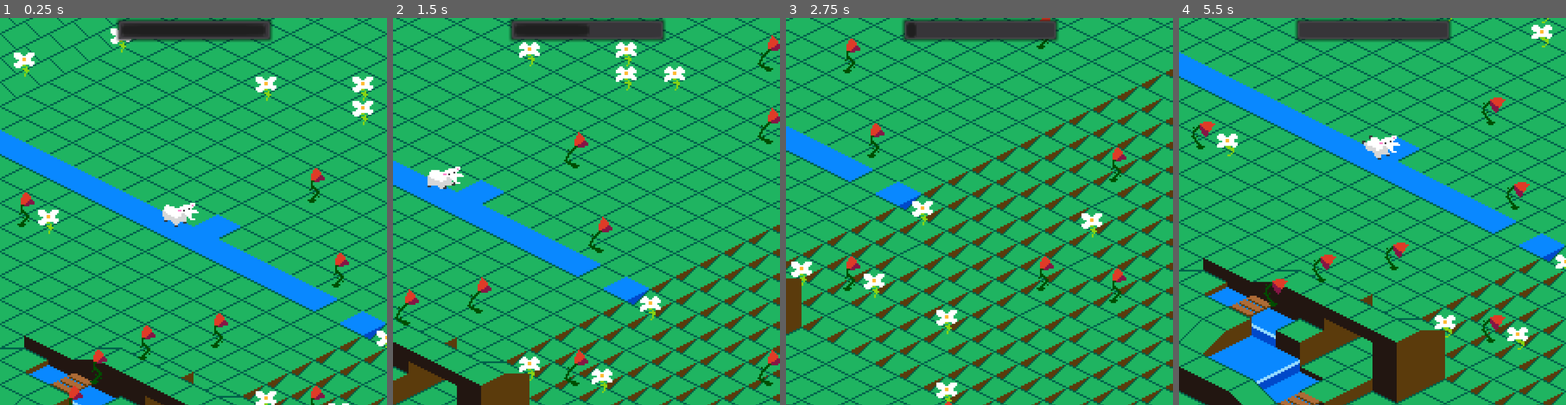
Above: before the commit, frames 1-4 (left to right).
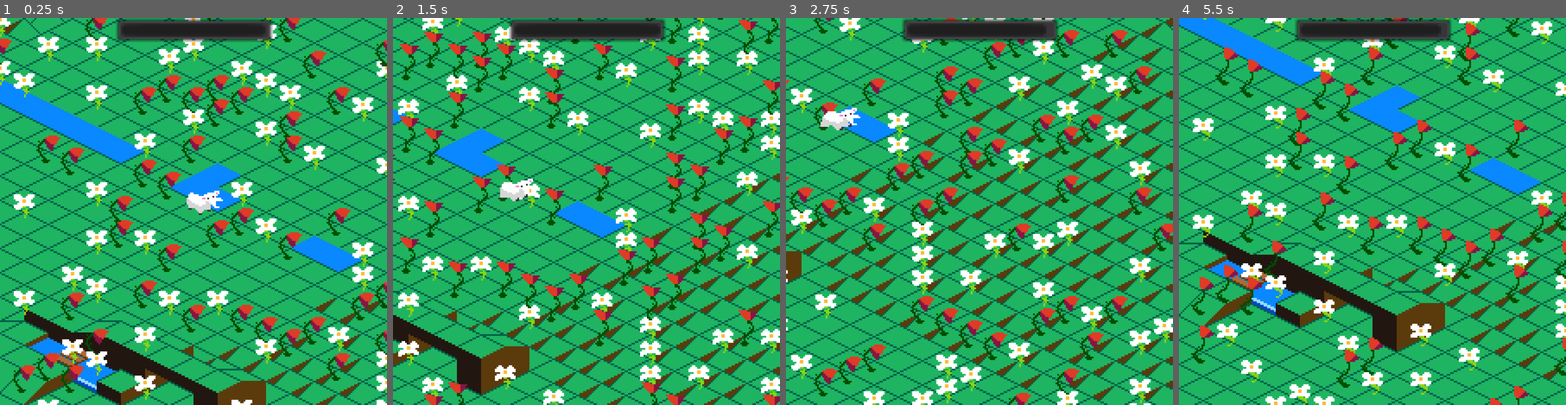
Above: after the commit, the same moments.

Repository: JuggleRob/LD46
Game: Godot game, scene res://src/Game/Game.tscn
Same seed, same stepped clock (60 frames per second), same inputs: the game is played once before the commit and once after it.
Inputs:
- Up to frame 1 (0.25 s): no input
- Up to frame 2 (1.5 s): hold Right (ui_right) 0.53-1.28 s; hold Down (ui_down) from 1.28 s (still down)
- Up to frame 3 (2.75 s): release Down (ui_down) at 2.03 s; hold Right (ui_right) from 2.03 s (still down)
- Up to frame 4 (5.5 s): release Right (ui_right) at 2.78 s; hold Up (ui_up) 2.78-3.53 s; hold Left (ui_left) 3.53-5.03 s; hold Down (ui_down) from 5.03 s (still down)

The runs differ from the first frame. In frame 1, 51% of the frame differs, in the area x 0-100%, y 0-100%; in frame 2, 49%; in frame 3, 48%; in frame 4, 54%.

Commit message:
Add all sorts of things. Mainly fixing level height.

Diff:
--- a/project.godot
+++ b/project.godot
@@ -14,7 +14,7 @@
 "language": "GDScript",
 "path": "res://src/Actors/Actor.gd"
 }, {
-"base": "AnimatedSprite",
+"base": "Actor",
 "class": "Flower",
 "language": "GDScript",
 "path": "res://src/Flowers/Flower.gd"
--- a/src/Actors/Actor.gd
+++ b/src/Actors/Actor.gd
@@ -3,12 +3,10 @@
 
 class_name Actor
 
-export var speed = 1
-var move_dir = Vector2() # move direction in diamond coordinates
 var diam_coords = Vector2()
-var round_diam_coords = Vector2()
 var current_level = null
-var height_offset = Vector2() # y-offset, be higher on high levels
+var height_offset_base = Vector2()
+var height_offset = height_offset_base # y-offset, be higher on high levels
 
 # Set diamond coordinates
 # Level is automatically adjusted from previous level, unless given as an argument
@@ -18,49 +16,15 @@
 		for layer in map.get_children():
 			print(layer.get_cell(diam_coords.x, diam_coords.y))
 	self.diam_coords = diam_coords
-	# interpolate between four nearest tiles to get effective height
-
-#	neighbors.append(Vector2(floor(diam_coords.x), floor(diam_coords.y)))
-#	neighbors.append(Vector2(floor(diam_coords.x), ceil(diam_coords.y)))
-#	neighbors.append(Vector2(ceil(diam_coords.x), ceil(diam_coords.y)))
-#	neighbors.append(Vector2(ceil(diam_coords.x), ceil(diam_coords.y)))
-#	position = Globals.diam_to_rect(diam_coords) * Globals.grid_size + height_offset
-
-	self.round_diam_coords = Vector2(round(diam_coords.x), round(diam_coords.y))
 	var levels = $"/root/Game/Map".get_children()
 	# set default lowest possible level
-	if current_level == null:
+	if level == null and self.current_level == null:
 		for lvl_idx in levels.size():
-			var lowest_cell = levels[lvl_idx].get_cell(round_diam_coords.x, round_diam_coords.y)
+			var lowest_cell = levels[lvl_idx].get_cell(diam_coords.x, diam_coords.y)
 			if lowest_cell != -1:
-				current_level = lvl_idx
+				self.current_level = lvl_idx
 				break
-	var neighbor_coords = []
-	neighbor_coords.append(Vector2(floor(diam_coords.x), floor(diam_coords.y)))
-	neighbor_coords.append(Vector2(floor(diam_coords.x), ceil(diam_coords.y)))
-	neighbor_coords.append(Vector2(ceil(diam_coords.x), ceil(diam_coords.y)))
-	neighbor_coords.append(Vector2(ceil(diam_coords.x), ceil(diam_coords.y)))
-	var average_level = 0
-	for nc in neighbor_coords:
-		for level_idx in levels.size():
-			# Only consider nearby levels for averaging, cannot move to high/low ones.
-			if level_idx >= current_level - 1 or level_idx <= current_level + 1:
-				var cell = levels[level_idx].get_cell(nc.x, nc.y)
-				if cell != null:
-					var to_neighbor = nc - diam_coords
-					average_level += to_neighbor.x * to_neighbor.y * level_idx
-	self.current_level = average_level
-	for n in neighbor_coords:
-		var dist = (n - self.diam_coords).length()
-		average_level += dist * 0
-	self.round_diam_coords = Vector2(round(diam_coords.x), round(diam_coords.y))
+	height_offset = height_offset_base + current_level * Vector2(0, -7)
+	print("set position with offset " + str(height_offset))
+	print("diam " + str(diam_coords))
 	position = Globals.diam_to_rect(diam_coords) * Globals.grid_size + height_offset
-
-func after_move(delta):
-	pass
-
-# Gets called every frame
-func _process(delta: float) -> void:
-	diam_coords += delta * speed * move_dir
-	set_coords(diam_coords + delta * speed * move_dir)
-	self.after_move(delta)
--- a/src/Actors/Sheep.gd
+++ b/src/Actors/Sheep.gd
@@ -2,7 +2,6 @@
 
 signal update_stomach
 
-var coords
 var destination # diamond coordinates of immediately next tile to move to
 var path
 var next_path_node
@@ -11,74 +10,38 @@
 var eat_rate = 30
 var eat_countdown = 0
 var eat_duration = 1
-var animation_dv
-var animation_dt
+var move_dir
 
 func _ready():
 	connect("update_stomach", $"/root/Game/UI/Stomach", "update_stomach")
-#	var ap = $AnimationPlayer
-#	animation_dt = ap.get_animation(ap.get_current_animation()).length
-#	animation_dv = $AnimationPlayer/sprite:position
+	set_coords(Vector2(0, 0))
+	set_move_dir(Vector2(1, 0))
+	move_dir = Vector2(1, 0)
 
+func set_move_dir(move_vector_diam):
+	move_dir = move_vector_diam
+	var move_vector_rect = Globals.diam_to_rect(move_vector_diam)
+	print(move_vector_rect)
+	if move_vector_rect.x  >= 0:
+		$AnimationPlayer/sprite.flip_h = false
+	else:
+		$AnimationPlayer/sprite.flip_h = true
+	if move_vector_rect.y >= 0:
+		$AnimationPlayer/sprite.animation = "jump_se"
+	else:
+		$AnimationPlayer/sprite.animation = "jump_ne"
 
-# set destination in diamond coordinates
-func set_destination(dest):
-	self.destination = dest
-	if dest != null:
-		var vec_diamond = self.destination - self.diam_coords
-		move_dir = vec_diamond.normalized()
-		#(move_vector_rect * Globals.grid_size).normalized()
-		var move_vector_rect = Globals.diam_to_rect(vec_diamond)
-		if move_vector_rect.x  >= 0:
-			self.scale.x = 1
-		else:
-			self.scale.x = -1
-	else:
-		move_dir = Vector2()
+func set_coords(coords, level = 0):
+	.set_coords(coords)
+	$AnimationPlayer/sprite.offset = self.position
 
-func after_move(delta):
-#	self.position = Vector2()
-	print($"AnimationPlayer/sprite".offset)
-#	$AnimationPlayer/sprite.offset = self.position - $AnimationPlayer/sprite.position
+# finds a path, sets destination and keeps sprite accurate
+func jump_ends():
 	if Globals.game_over:
 		return
-	if destination == null:
-		var paths = $"/root/Game/Map".bfs(self.round_diam_coords)
-		if paths.size() > 0:
-			path = paths[0]
-			var dest = path.back()
-			next_path_node = path.pop_front()
-			if next_path_node != null:
-				set_destination(next_path_node.coords)
-	if destination != null:
-		var current_dist_vec = Globals.diam_to_rect(destination) * Globals.grid_size - position
-		if current_dist_vec.length() < 3:
-			# Eat the flower
-			eat_at_coords(self.round_diam_coords)
-			if path != null:
-				# Got a new path
-				next_path_node = path.pop_front()
-				if next_path_node != null:
-					set_destination(next_path_node.coords)
-				else:
-					set_destination(null)
-
-func eat_at_coords(coords):
-	var obj_array = $"/root/Game/Map".objects.get(coords)
-	if obj_array != null:
-		for obj in obj_array:
-			if obj is Flower:
-				if obj.animation == "flower_good":
-					eat_countdown = eat_duration
-				elif obj.animation == "flower_bad":
-					stomach = max(0, stomach - 40)
-					emit_signal("update_stomach", stomach)
-					if stomach <= 0:
-						die()
-				obj_array.erase(obj)
-				obj.queue_free()
-		if obj_array.size() == 0:
-			$"/root/Game/Map".objects.erase(coords)
+	self.set_coords(self.diam_coords + self.move_dir)
+#	# Eat the flower
+	$"/root/Game/Objects".eat_at_coords(self.diam_coords, self)
 
 func die():
 	destination = null
@@ -96,3 +59,6 @@
 		emit_signal("update_stomach", stomach)
 		if stomach <= 0:
 			die()
+
+func _on_sprite_animation_finished():
+	jump_ends()
--- a/src/Actors/Sheep.tscn
+++ b/src/Actors/Sheep.tscn
@@ -103,106 +103,142 @@
 region = Rect2( 525, 0, 35, 32 )
 
 [sub_resource type="AtlasTexture" id=19]
+atlas = ExtResource( 5 )
+region = Rect2( 0, 0, 33, 25 )
+
+[sub_resource type="AtlasTexture" id=20]
+atlas = ExtResource( 5 )
+region = Rect2( 33, 0, 33, 25 )
+
+[sub_resource type="AtlasTexture" id=21]
+atlas = ExtResource( 5 )
+region = Rect2( 66, 0, 33, 25 )
+
+[sub_resource type="AtlasTexture" id=22]
+atlas = ExtResource( 5 )
+region = Rect2( 99, 0, 33, 25 )
+
+[sub_resource type="AtlasTexture" id=23]
+atlas = ExtResource( 5 )
+region = Rect2( 132, 0, 33, 25 )
+
+[sub_resource type="AtlasTexture" id=24]
+atlas = ExtResource( 5 )
+region = Rect2( 165, 0, 33, 25 )
+
+[sub_resource type="AtlasTexture" id=25]
+atlas = ExtResource( 5 )
+region = Rect2( 198, 0, 33, 25 )
+
+[sub_resource type="AtlasTexture" id=26]
+atlas = ExtResource( 5 )
+region = Rect2( 231, 0, 33, 25 )
+
+[sub_resource type="AtlasTexture" id=27]
+atlas = ExtResource( 5 )
+region = Rect2( 264, 0, 33, 25 )
+
+[sub_resource type="AtlasTexture" id=28]
 atlas = ExtResource( 1 )
 region = Rect2( 0, 0, 35, 32 )
 
-[sub_resource type="AtlasTexture" id=20]
+[sub_resource type="AtlasTexture" id=29]
 atlas = ExtResource( 1 )
 region = Rect2( 35, 0, 35, 32 )
 
-[sub_resource type="AtlasTexture" id=21]
+[sub_resource type="AtlasTexture" id=30]
 atlas = ExtResource( 1 )
 region = Rect2( 70, 0, 35, 32 )
 
-[sub_resource type="AtlasTexture" id=22]
+[sub_resource type="AtlasTexture" id=31]
 atlas = ExtResource( 1 )
 region = Rect2( 105, 0, 35, 32 )
 
-[sub_resource type="AtlasTexture" id=23]
+[sub_resource type="AtlasTexture" id=32]
 atlas = ExtResource( 1 )
 region = Rect2( 140, 0, 35, 32 )
 
-[sub_resource type="AtlasTexture" id=24]
+[sub_resource type="AtlasTexture" id=33]
 atlas = ExtResource( 1 )
 region = Rect2( 175, 0, 35, 32 )
 
-[sub_resource type="AtlasTexture" id=25]
+[sub_resource type="AtlasTexture" id=34]
 atlas = ExtResource( 1 )
 region = Rect2( 210, 0, 35, 32 )
 
-[sub_resource type="AtlasTexture" id=26]
+[sub_resource type="AtlasTexture" id=35]
 atlas = ExtResource( 1 )
 region = Rect2( 245, 0, 35, 32 )
 
-[sub_resource type="AtlasTexture" id=27]
+[sub_resource type="AtlasTexture" id=36]
 atlas = ExtResource( 1 )
 region = Rect2( 280, 0, 35, 32 )
 
-[sub_resource type="AtlasTexture" id=28]
+[sub_resource type="AtlasTexture" id=37]
 atlas = ExtResource( 4 )
 region = Rect2( 0, 0, 35, 32 )
 
-[sub_resource type="AtlasTexture" id=29]
+[sub_resource type="AtlasTexture" id=38]
 atlas = ExtResource( 4 )
 region = Rect2( 35, 0, 35, 32 )
 
-[sub_resource type="AtlasTexture" id=30]
+[sub_resource type="AtlasTexture" id=39]
 atlas = ExtResource( 4 )
 region = Rect2( 70, 0, 35, 32 )
 
-[sub_resource type="AtlasTexture" id=31]
+[sub_resource type="AtlasTexture" id=40]
 atlas = ExtResource( 4 )
 region = Rect2( 105, 0, 35, 32 )
 
-[sub_resource type="AtlasTexture" id=32]
+[sub_resource type="AtlasTexture" id=41]
 atlas = ExtResource( 4 )
 region = Rect2( 140, 0, 35, 32 )
 
-[sub_resource type="AtlasTexture" id=33]
+[sub_resource type="AtlasTexture" id=42]
 atlas = ExtResource( 4 )
 region = Rect2( 175, 0, 35, 32 )
 
-[sub_resource type="AtlasTexture" id=34]
+[sub_resource type="AtlasTexture" id=43]
 atlas = ExtResource( 4 )
 region = Rect2( 210, 0, 35, 32 )
 
-[sub_resource type="AtlasTexture" id=35]
+[sub_resource type="AtlasTexture" id=44]
 atlas = ExtResource( 4 )
 region = Rect2( 245, 0, 35, 32 )
 
-[sub_resource type="AtlasTexture" id=36]
+[sub_resource type="AtlasTexture" id=45]
 atlas = ExtResource( 4 )
 region = Rect2( 280, 0, 35, 32 )
 
-[sub_resource type="AtlasTexture" id=37]
+[sub_resource type="AtlasTexture" id=46]
 atlas = ExtResource( 4 )
 region = Rect2( 315, 0, 35, 32 )
 
-[sub_resource type="AtlasTexture" id=38]
+[sub_resource type="AtlasTexture" id=47]
 atlas = ExtResource( 4 )
 region = Rect2( 350, 0, 35, 32 )
 
-[sub_resource type="AtlasTexture" id=39]
+[sub_resource type="AtlasTexture" id=48]
 atlas = ExtResource( 4 )
 region = Rect2( 385, 0, 35, 32 )
 
-[sub_resource type="AtlasTexture" id=40]
+[sub_resource type="AtlasTexture" id=49]
 atlas = ExtResource( 4 )
 region = Rect2( 420, 0, 35, 32 )
 
-[sub_resource type="AtlasTexture" id=41]
+[sub_resource type="AtlasTexture" id=50]
 atlas = ExtResource( 4 )
 region = Rect2( 455, 0, 35, 32 )
 
-[sub_resource type="AtlasTexture" id=42]
+[sub_resource type="AtlasTexture" id=51]
 atlas = ExtResource( 4 )
 region = Rect2( 490, 0, 35, 32 )
 
-[sub_resource type="AtlasTexture" id=43]
+[sub_resource type="AtlasTexture" id=52]
 atlas = ExtResource( 4 )
 region = Rect2( 525, 0, 35, 32 )
 
-[sub_resource type="AtlasTexture" id=44]
+[sub_resource type="AtlasTexture" id=53]
 atlas = ExtResource( 4 )
 region = Rect2( 560, 0, 35, 32 )
 
@@ -251,10 +287,15 @@
 }, {
 "frames": [ SubResource( 19 ), SubResource( 20 ), SubResource( 21 ), SubResource( 22 ), SubResource( 23 ), SubResource( 24 ), SubResource( 25 ), SubResource( 26 ), SubResource( 27 ) ],
 "loop": true,
+"name": "jump_ne",
+"speed": 15.0
+}, {
+"frames": [ SubResource( 28 ), SubResource( 29 ), SubResource( 30 ), SubResource( 31 ), SubResource( 32 ), SubResource( 33 ), SubResource( 34 ), SubResource( 35 ), SubResource( 36 ) ],
+"loop": true,
 "name": "jump_se",
 "speed": 15.0
 }, {
-"frames": [ SubResource( 28 ), SubResource( 29 ), SubResource( 30 ), SubResource( 31 ), SubResource( 32 ), SubResource( 33 ), SubResource( 34 ), SubResource( 35 ), SubResource( 36 ), SubResource( 37 ), SubResource( 38 ), SubResource( 39 ), SubResource( 40 ), SubResource( 41 ), SubResource( 42 ), SubResource( 43 ), SubResource( 44 ) ],
+"frames": [ SubResource( 37 ), SubResource( 38 ), SubResource( 39 ), SubResource( 40 ), SubResource( 41 ), SubResource( 42 ), SubResource( 43 ), SubResource( 44 ), SubResource( 45 ), SubResource( 46 ), SubResource( 47 ), SubResource( 48 ), SubResource( 49 ), SubResource( 50 ), SubResource( 51 ), SubResource( 52 ), SubResource( 53 ) ],
 "loop": false,
 "name": "death",
 "speed": 15.0
@@ -276,4 +317,6 @@
 frames = SubResource( 54 )
 animation = "jump_se"
 frame = 6
+
 playing = true
+[connection signal="animation_finished" from="AnimationPlayer/sprite" to="." method="jump_ends"]
--- a/src/Flowers/Flower.gd
+++ b/src/Flowers/Flower.gd
@@ -1,9 +1,3 @@
-extends AnimatedSprite
+extends Actor
 
 class_name Flower
-
-var coords
-
-func set_coords(coords):
-	self.coords = coords
-	position = Globals.diam_to_rect(coords) * Globals.grid_size
--- a/src/Flowers/Flower.tscn
+++ b/src/Flowers/Flower.tscn
@@ -100,7 +100,7 @@
 [node name="Flower" type="AnimatedSprite"]
 frames = SubResource( 21 )
 animation = "flower_bad"
-frame = 5
+frame = 8
 playing = true
-offset = Vector2( 0, -23 )
+offset = Vector2( 0, -11 )
 script = ExtResource( 2 )
--- a/src/Game/Game.gd
+++ b/src/Game/Game.gd
@@ -2,4 +2,3 @@
 
 func _ready():
 	OS.set_window_size(Globals.stretch_size)
-	$Schaap.set_coords(Vector2(8, 15))
--- a/src/Game/Game.tscn
+++ b/src/Game/Game.tscn
@@ -6,6 +6,7 @@
 [ext_resource path="res://src/Map.gd" type="Script" id=4]
 [ext_resource path="res://src/Game/Stomach.gd" type="Script" id=5]
 [ext_resource path="res://src/Actors/Sheep.tscn" type="PackedScene" id=6]
+[ext_resource path="res://src/Game/Objects.gd" type="Script" id=7]
 
 [node name="Game" type="Control"]
 script = ExtResource( 2 )
@@ -39,3 +40,4 @@
 }
 
 [node name="Objects" type="Node2D" parent="."]
+script = ExtResource( 7 )
--- /dev/null
+++ b/src/Game/Objects.gd
@@ -0,0 +1,30 @@
+extends Node2D
+
+
+var objects = {} # dictionary of coordinates to objects such as flowers
+
+func add_object(coords, obj):
+	add_child(obj)
+	obj.set_coords(coords)
+	if objects.get(coords) == null:
+		objects[coords] = []
+		objects[coords].append(obj)
+
+func eat_at_coords(coords, eater):
+	print("eating at " + str(coords))
+	var obj_array = objects.get(coords)
+	if obj_array != null:
+		print(obj_array)
+		for obj in obj_array:
+			if obj is Flower:
+				if obj.animation == "flower_good":
+					eater.eat_countdown = eater.eat_duration
+				elif obj.animation == "flower_bad":
+					eater.stomach = max(0, eater.stomach - 40)
+					eater.emit_signal("update_stomach", eater.stomach)
+					if eater.stomach <= 0:
+						eater.die()
+				obj_array.erase(obj)
+				obj.queue_free()
+		if obj_array.size() == 0:
+			objects.erase(coords)
--- a/src/Map.gd
+++ b/src/Map.gd
@@ -4,24 +4,25 @@
 var patches_covered = []
 var patch_size = 3
 var rect_patch_offset
-var objects = {} # dictionary of coordinates to objects such as flowers
+var objects
 
 var Flower_scene = preload("res://src/Flowers/Flower.tscn")
 
 func _ready():
 #	randomize()
 	globals = get_node("/root/Globals")
+	objects = $"/root/Game/Objects"
 	globals.rows_and_cols = globals.screen_size / globals.grid_size
 	globals.patch_size = max(globals.screen_size.x / globals.grid_size.x, globals.screen_size.y / globals.grid_size.y)
 	if int(globals.patch_size) % 2 == 0:
 		globals.patch_size += 1
-	position.y += globals.tile_size.y * 0.75
 	rect_patch_offset = Vector2(0, 0)
 	generate_patches(Vector2(0, 0))
 
 # Generate a set of tiles large enough to fill the screen,
 # at offset patch_offset in diamond grid coordinates.
 func generate_patches(diamond_patch_offset):
+	var base_layer = $"Tile Layer 3"
 	var neighbors = [Vector2(0, 0), Vector2(-1, -1), Vector2(0, -1), Vector2(1, -1),
 			Vector2(1, 0), Vector2(1, 1), Vector2(0, 1), Vector2(-1, 1), Vector2(-1, 0)]
 	for neighbor in neighbors:
@@ -32,29 +33,25 @@
 			for x in range(-floor(globals.patch_size / 2), floor(globals.patch_size / 2) + 1):
 				for y in range(-floor(globals.patch_size / 2), floor(globals.patch_size / 2) + 1):
 					var cell_idxs = Vector2(x + center_cell_idxs.x, y + center_cell_idxs.y)
-					$"Tile Layer 1".set_cell(cell_idxs.x, cell_idxs.y, tile_type)
+					base_layer.set_cell(cell_idxs.x, cell_idxs.y, tile_type)
 					# Set some custom tiles for debugging
 
 					if center_cell_idxs.x == 0:
 						if cell_idxs.y == 1:
-							$"Tile Layer 1".set_cell(cell_idxs.x, cell_idxs.y, 14)
+							base_layer.set_cell(cell_idxs.x, cell_idxs.y, 14)
 						elif cell_idxs.y == 0 and cell_idxs.x == 1:
-							$"Tile Layer 1".set_cell(cell_idxs.x, cell_idxs.y, 14)
+							base_layer.set_cell(cell_idxs.x, cell_idxs.y, 14)
 						else:
-							$"Tile Layer 1".set_cell(cell_idxs.x, cell_idxs.y, 1)
+							base_layer.set_cell(cell_idxs.x, cell_idxs.y, 1)
 						# maybe add a flower:
-					if randi() % 20 == 0:
-						$"Tile Layer 1".set_cell(cell_idxs.x, cell_idxs.y, 1)
+					if randi() % 3 == 0:
+						base_layer.set_cell(cell_idxs.x, cell_idxs.y, 1)
 						var flower = Flower_scene.instance()
 						if randf() > 0.5:
 							flower.animation = "flower_good"
 						else:
 							flower.animation = "flower_bad"
-						$"/root/Game/Objects".add_child(flower)
-						flower.set_coords(cell_idxs)
-						if objects.get(cell_idxs) == null:
-							objects[cell_idxs] = []
-						objects[cell_idxs].append(flower)
+						$"/root/Game/Objects".add_object(cell_idxs, flower)
 			patches_covered.append(neighbor_offset)
 
 func _process(delta):
@@ -79,7 +76,7 @@
 
 # takes two (adjacent) coordinates and determines whether
 # going from src to tgt is possible
-func reachable(src, tgt):
+func reachable(src, tgt, src_lvl = 1):
 	# arrays define side types, starting in the direction -y (right-up)
 	# and going around clockwise.
 	var dir = tgt - src
@@ -129,20 +126,24 @@
 		WATER: [],
 		EMPTY: []
 	}
-	var src_tile = $"Tile Layer 1".get_cell(src.x, src.y)
-	var tgt_tile = $"Tile Layer 1".get_cell(tgt.x, tgt.y)
-	var side_type_src = side_types[src_tile][side_src_idx]
-	var side_type_tgt = side_types[tgt_tile][side_tgt_idx]
-	if side_type_tgt in connectivity[side_type_src]:
-		return true
-	else:
-		return false
+	var src_layer = "Tile Layer " + src_lvl
+	var src_tile = $src_layer.get_cell(src.x, src.y)
+	var tgt_lvls = [src_lvl - 1, src_lvl, src_lvl + 1]
+	for tgt_lvl in tgt_lvls:
+		var tgt_layer = "Tile Layer " + tgt_lvl
+		var tgt_tile = $tgt_layer.get_cell(tgt.x, tgt.y)
+		var side_type_src = side_types[src_tile][side_src_idx]
+		var side_type_tgt = side_types[tgt_tile][side_tgt_idx]
+		if side_type_tgt in connectivity[side_type_src]:
+			return true
+	return false
 
 # Find a path to a specific coordinate, or to the nearest flower
 func bfs(src: Vector2, tgt = null):
 	# combine neighbour_x and neighbour_y to get the coordinates for a possible neighbour
 #	var neighbour_x = [-1,1,0,0]
 #	var neighbour_y = [0,0,+1,-1]
+	var objects = $"/root/"
 	var connect_4 = [Vector2(-1, 0), Vector2(1, 0), Vector2(0, 1), Vector2(0, -1)]
 	var shortest_dist = 1000000
 	var first_node = {
Not shown: 1 places in src/Game/Game.tscn that only renumber resources
